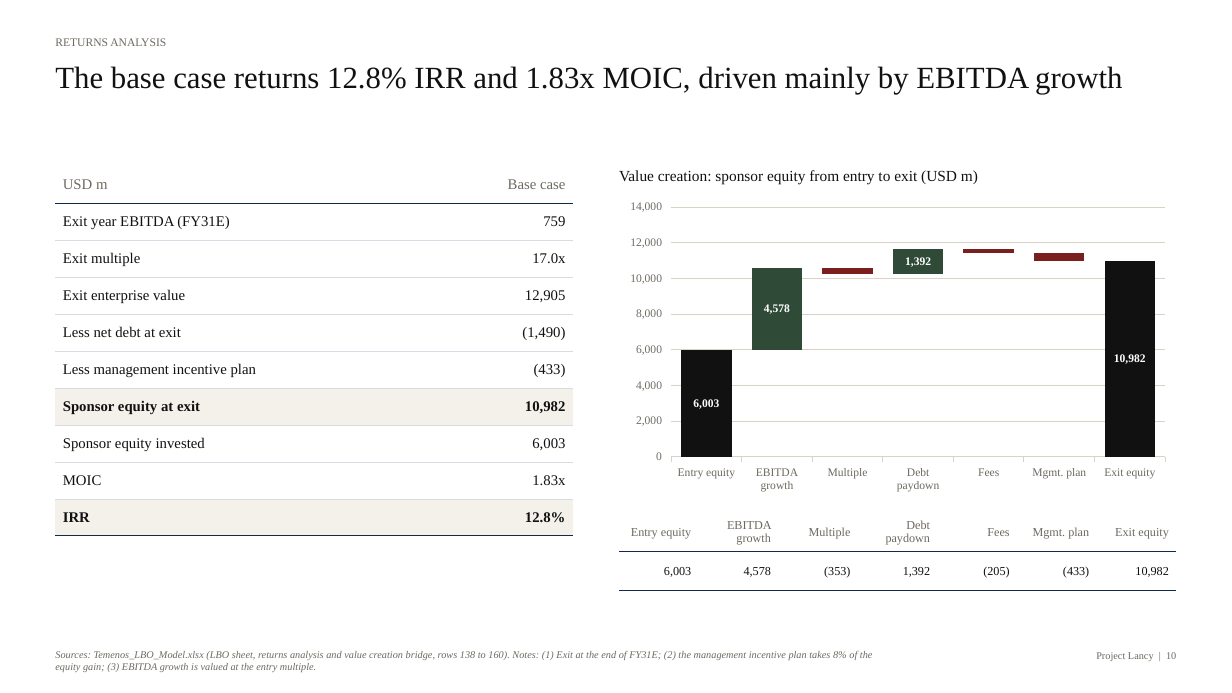
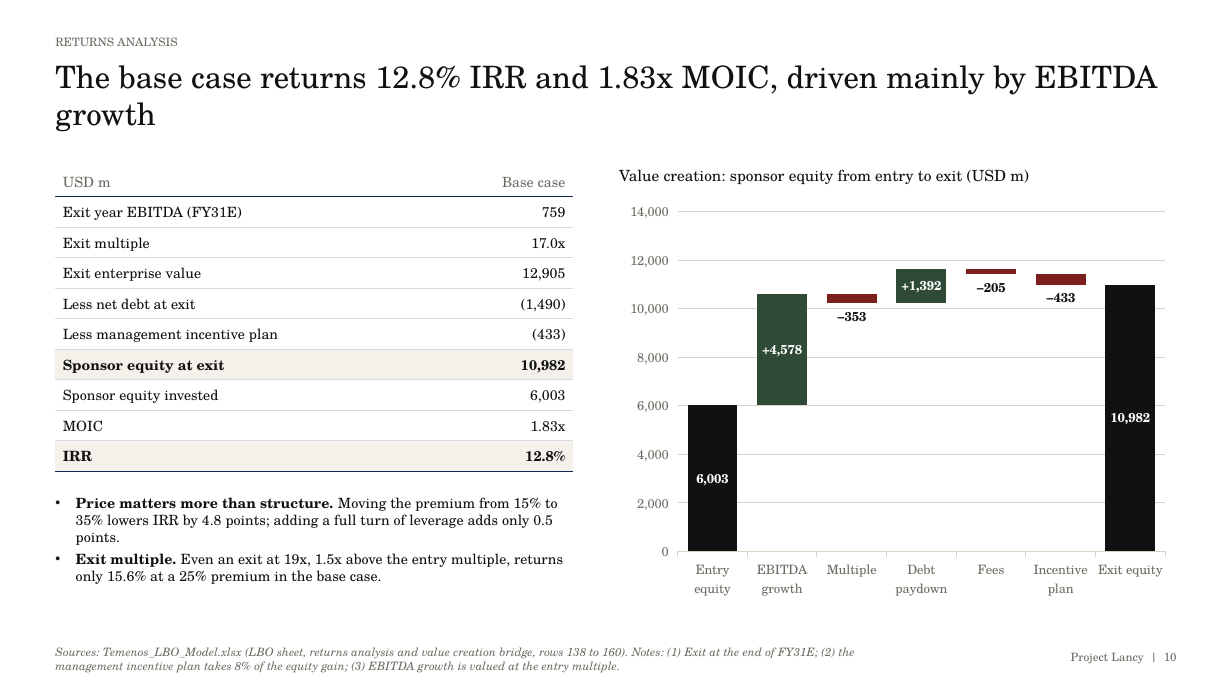
Before and after one commit to pascalielric/financelab, a slide deck: slide 10 of downloads/Temenos_LBO_IC_Deck.pptx. Drawn at 1232x693 pixels with LibreOffice and Linux fonts; fonts in the diff are those of the drawing. Boxes give left, top, right and bottom in pixels: in the first picture for what was removed or moved away, otherwise in the second. Text is boxed around its words. In the diff, an @@ line names an element or a change of style, - is before the commit and + after.

```diff
--- a/downloads/Temenos_LBO_IC_Deck.pptx
+++ b/downloads/Temenos_LBO_IC_Deck.pptx
@@ table at bbox=[55, 166, 573, 471] @@
@@ size 11.5 to 11 pt, font Times New Roman to TeX Gyre Schola @@
@@ font Times New Roman to TeX Gyre Schola in 3 elements at bbox=[55, 37, 177, 46], bbox=[55, 65, 1158, 132], bbox=[619, 169, 1029, 184] @@
@@ column stacked chart at bbox=[619, 194, 1177, 605] @@
-categories: Entry equity, EBITDA growth, Multiple, Debt paydown, Fees, Mgmt. plan, Exit equity
+categories: Entry equity, EBITDA growth, Multiple, Debt paydown, Fees, Incentive plan, Exit equity
@@ data labels of Series 1 added @@
@@ data labels of Series 2 added @@
@@ lettering changed @@
@@ column stacked chart: place and size @@
-column stacked chart at bbox=[619, 194, 1177, 499]
+column stacked chart at bbox=[619, 194, 1177, 605]
@@ text added at bbox=[76, 497, 563, 584], 11 pt, text #111111 @@
+• Price matters more than structure. Moving the premium from 15% to 35% lowers IRR by 4.8 points; adding a full turn of leverage adds only 0.5 points.
+• Exit multiple. Even an exit at 19x, 1.5x above the entry multiple, returns only 15.6% at a 25% premium in the base case.
@@ table removed at bbox=[619, 513, 1176, 591], 2 rows, 7 columns @@
-Entry equity | EBITDA growth | Multiple | Debt paydown | Fees | Mgmt. plan | Exit equity
-6,003 | 4,578 | (353) | 1,392 | (205) | (433) | 10,982
@@ text "Sources: Temenos_LBO_Model.xlsx (LBO sheet, returns ..." at bbox=[55, 647, 855, 673]: size 8 to 9 pt, font Times New Roman to TeX Gyre Schola @@
@@ text "Project Lancy | 10" at bbox=[1071, 652, 1177, 664]: size 8 to 9 pt, font Times New Roman to TeX Gyre Schola @@
```
Also in this commit, not shown: 13 other slides changed, 3 slides removed, 11 other files.
